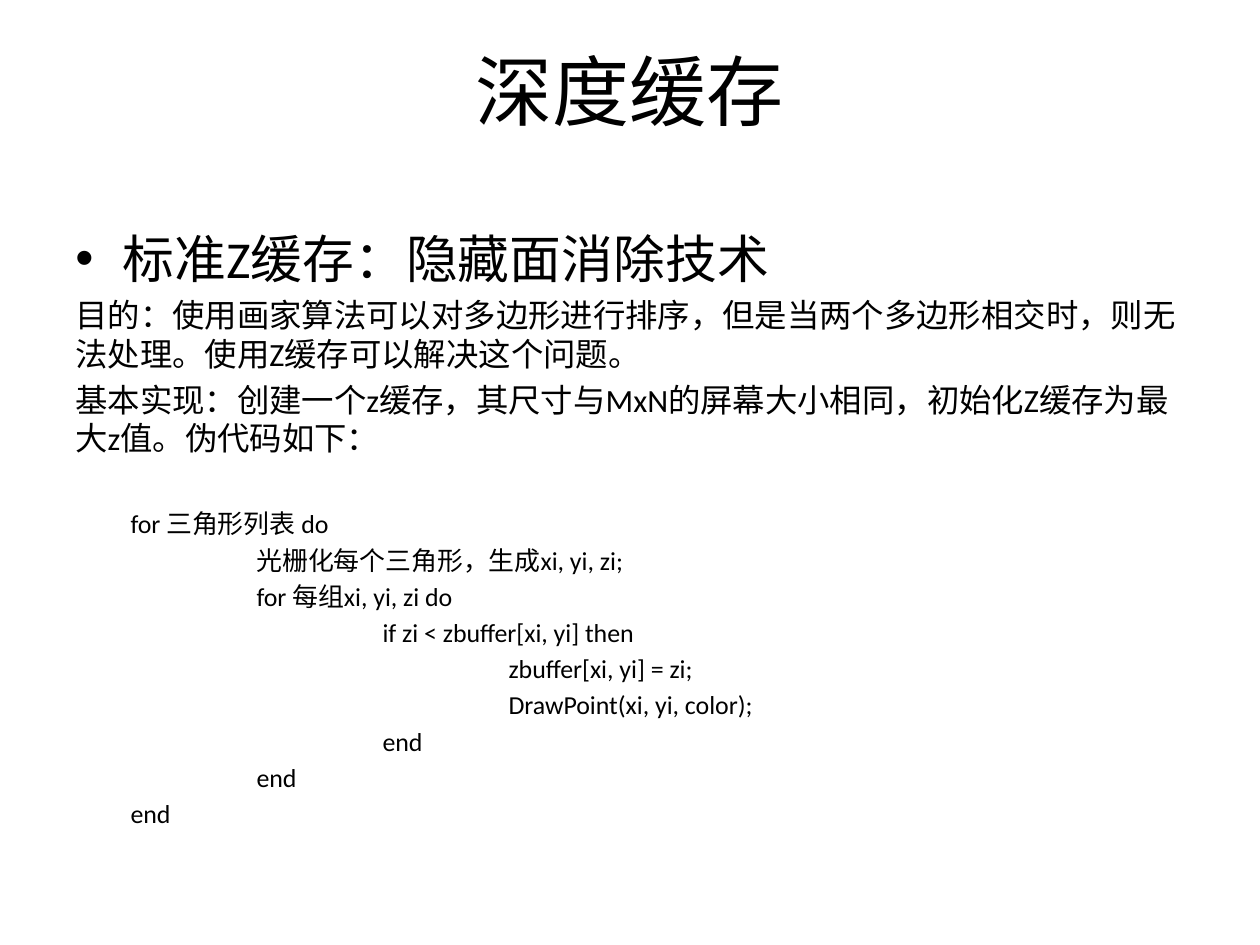
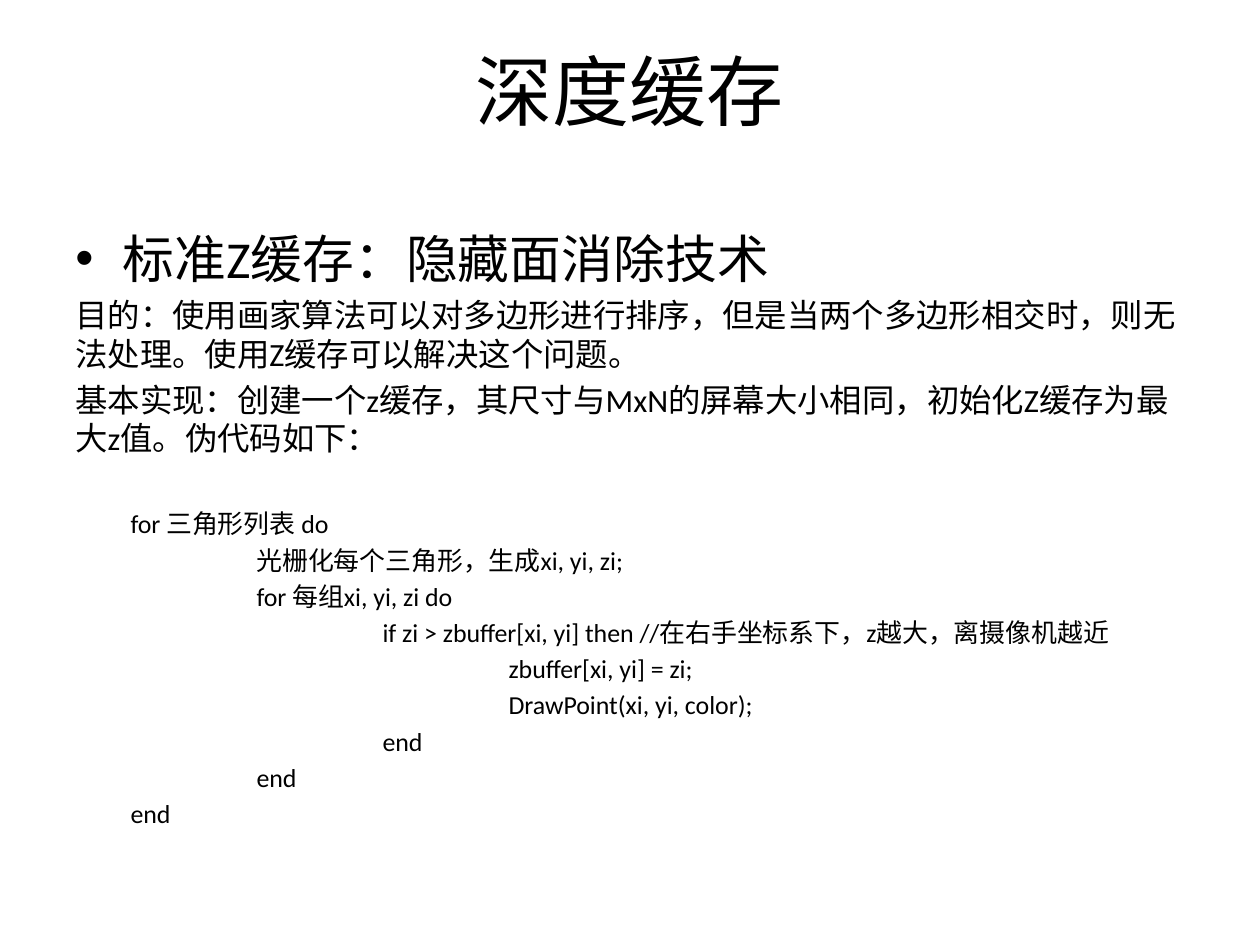
Before and after one commit to SeventhMage/MagicX, a slide deck: slide 36 of SoftEngine/doc/SoftwareRender.pptx. Drawn at 1260x945 pixels with LibreOffice and Linux fonts; fonts in the diff are those of the drawing; background and template pictures are left out. Boxes give left, top, right and bottom in pixels: in the first picture for what was removed or moved away, otherwise in the second. Text is boxed around its words. In the diff, an @@ line names an element or a change of style, - is before the commit and + after.

```diff
--- a/SoftEngine/doc/SoftwareRender.pptx
+++ b/SoftEngine/doc/SoftwareRender.pptx
@@ text at bbox=[383, 621, 1109, 647]: text changed @@
-  if zi < zbuffer[xi, yi] then
+  if zi > zbuffer[xi, yi] then //在右手坐标系下，z越大，离摄像机越近
```
Also in this commit, not shown: 4 other slides changed, 2 other files.
